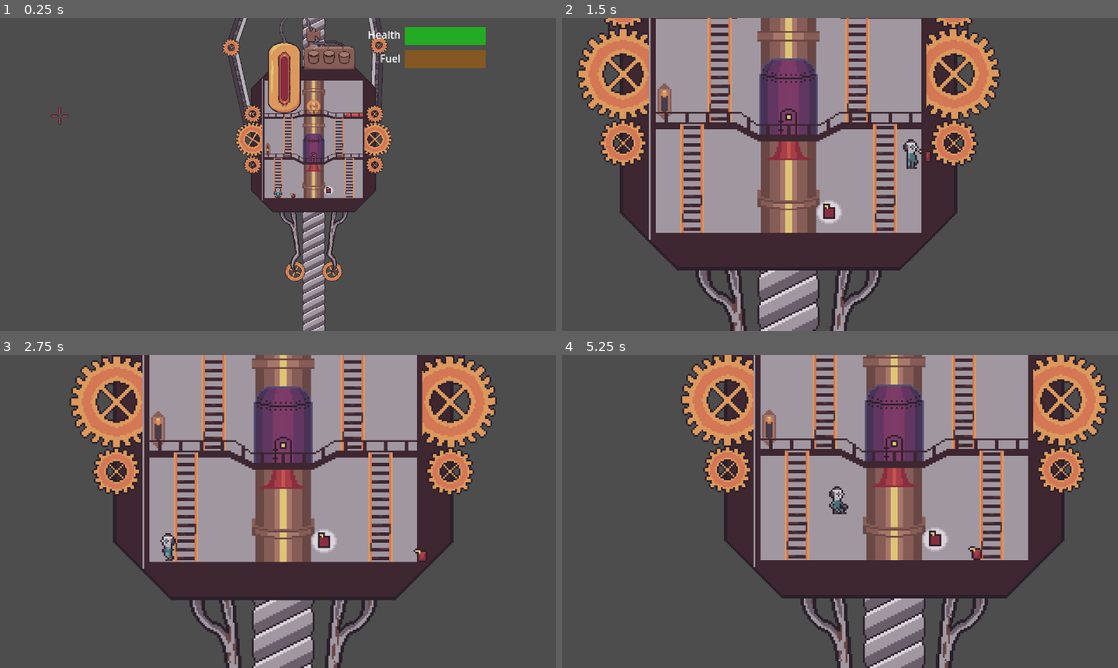
Above: before the commit, frames 1-4 (two rows, left to right).
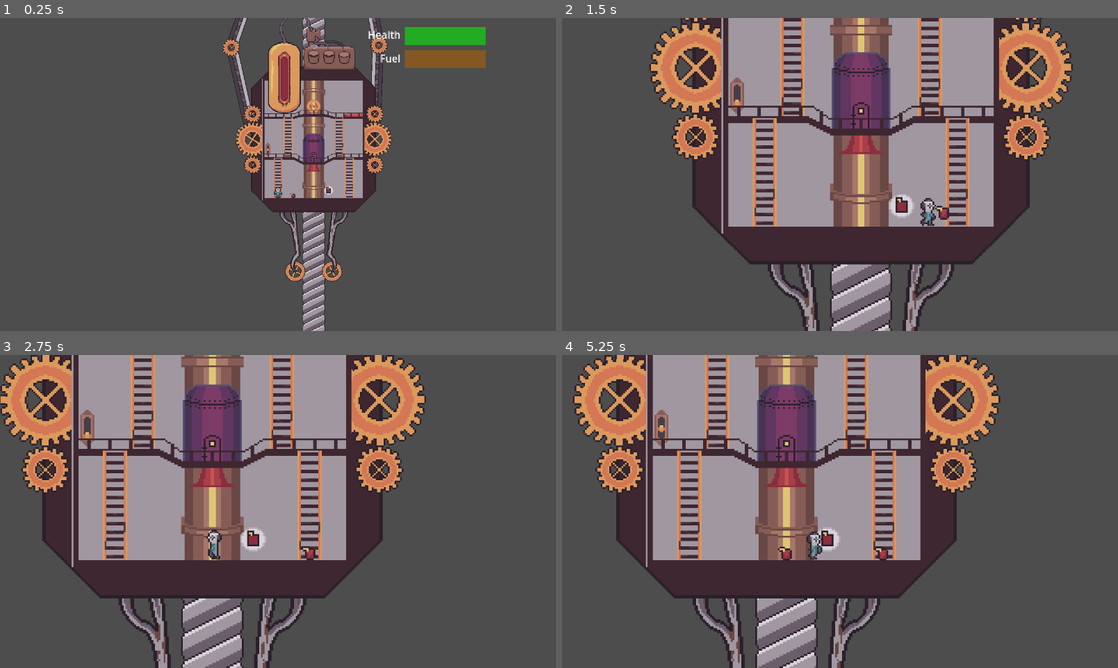
Above: after the commit, the same moments.

Repository: Popcornmotte/elevatorpitch
Game: Godot game, scene res://Scenes/World/test_scenes.tscn
The game is run twice, just before and just after one commit, with the same random seed, the same clock (stepped at 60 frames per second) and the same inputs. This scene is started directly instead of the project's main scene. Sound files missing from this copy of the repository are replaced by a short silence.
Inputs (mouse positions are in pixels of both pictures, inside the frame that each line leads up to):
- Up to frame 1 (0.25 s): no input
- Up to frame 2 (1.5 s): move the mouse to (962, 158) at 0.52 s; hold W (up) 0.53-1.28 s; hold D (right) from 0.53 s (still down); tap E (interact) at 0.6 s; move the mouse to (728, 190) at 1.27 s; tap W (up) at 1.35 s
- Up to frame 3 (2.75 s): tap W (up) at 1.52, 1.82, 2.3 s; tap E (interact) at 1.55 s; move the mouse to (333, 442) at 2.02 s; release D (right) at 2.03 s; hold A (left) from 2.03 s (still down); hold Space (Fling) from 2.03 s (still down)
- Up to frame 4 (5.25 s): move the mouse to (812, 574) at 2.77 s; release A (left) at 2.78 s; release Space (Fling) at 2.78 s; hold D (right) 2.78-4.28 s; click (812, 574) at 2.85 s; tap W (up) at 3.02, 3.32, 4.52, 4.82 s; tap E (interact) at 3.05, 3.6, 4.35 s; move the mouse to (1006, 558) at 3.52 s; hold W (up) 3.53-4.28 s; tap End (Debug) at 4.15 s; move the mouse to (673, 464) at 4.27 s; hold A (left) 4.28-5.03 s; move the mouse to (867, 511) at 5.02 s; hold D (right) from 5.03 s (still down); hold W (up) from 5.03 s (still down)

The runs differ from the first frame. In frame 1, less than 0.1% of the frame differs, in the area x 9-13%, y 28-35%; in frame 2, 54%; in frame 3, 53%; in frame 4, 63%, in the area x 2-99%, y 0-100%.

Commit message:
Spawn Waves and Auto Stop of Elevator

Diff:
--- a/Scenes/Objects/Enemies/drone_rifle.tscn
+++ b/Scenes/Objects/Enemies/drone_rifle.tscn
@@ -26,6 +26,7 @@
 weapon = NodePath("WeaponMount/Rifle")
 balloon = NodePath("BalloonSprite")
 balloonShape = NodePath("BalloonShape")
+despawnOnScreenExitTimer = 5.0
 DebugMode = true
 
 [node name="BalloonSprite" type="AnimatedSprite2D" parent="."]
--- a/Scenes/Objects/Enemies/drone_saw.tscn
+++ b/Scenes/Objects/Enemies/drone_saw.tscn
@@ -28,6 +28,7 @@
 maxSpeed = 100
 balloon = NodePath("BalloonSprite")
 balloonShape = NodePath("BalloonShape")
+despawnOnScreenExitTimer = 5.0
 
 [node name="BalloonSprite" type="AnimatedSprite2D" parent="."]
 sprite_frames = ExtResource("2_7j3nd")
@@ -54,7 +55,7 @@
 [node name="VisibleOnScreenNotifier2D" type="VisibleOnScreenNotifier2D" parent="."]
 
 [node name="DeathTimer" type="Timer" parent="."]
-wait_time = 30.0
+wait_time = 5.0
 one_shot = true
 
 [node name="AttackTimer" type="Timer" parent="."]
--- a/Scenes/Objects/elevator.tscn
+++ b/Scenes/Objects/elevator.tscn
@@ -385,7 +385,6 @@
 position = Vector2(97, 0)
 rotation = 0.387332
 rest = Transform2D(0.92592, 0.377719, -0.377719, 0.92592, 97, 0)
-metadata/_local_pose_override_enabled_ = true
 
 [node name="GearSprite" type="Sprite2D" parent="Arms/SkeletonIK_Right/GearBone"]
 visible = false
@@ -395,7 +394,6 @@
 [node name="UpperArmBone" type="Bone2D" parent="Arms/SkeletonIK_Right/GearBone"]
 position = Vector2(7.00004, -1.14441e-05)
 rest = Transform2D(1, 0, 0, 1, 7, 0)
-metadata/_local_pose_override_enabled_ = true
 
 [node name="UpperArmSprite" type="Sprite2D" parent="Arms/SkeletonIK_Right/GearBone/UpperArmBone"]
 z_index = -2
@@ -407,7 +405,6 @@
 rotation = -0.174533
 scale = Vector2(1, 1)
 rest = Transform2D(0.737913, -0.674895, 0.674895, 0.737913, 128, 0)
-metadata/_local_pose_override_enabled_ = true
 
 [node name="LowerArmSprite" type="Sprite2D" parent="Arms/SkeletonIK_Right/GearBone/UpperArmBone/LowerArmBone"]
 z_index = -2
@@ -430,7 +427,6 @@
 position = Vector2(128, 0)
 rotation = 0.289078
 rest = Transform2D(0.930478, 0.366254, -0.366254, 0.930478, 128.007, 0.000183105)
-metadata/_local_pose_override_enabled_ = true
 
 [node name="Claw" type="AnimatableBody2D" parent="Arms/SkeletonIK_Right/GearBone/UpperArmBone/LowerArmBone/ClawBone"]
 collision_layer = 0
@@ -453,7 +449,6 @@
 rotation = -3.14159
 scale = Vector2(0.999891, 0.999891)
 rest = Transform2D(-0.642719, 0.76596, -0.76596, -0.642719, -96, 0)
-metadata/_local_pose_override_enabled_ = true
 
 [node name="GearSprite" type="Sprite2D" parent="Arms/SkeletonIK_Left/GearBone"]
 visible = false
@@ -463,7 +458,6 @@
 [node name="UpperArmBone" type="Bone2D" parent="Arms/SkeletonIK_Left/GearBone"]
 position = Vector2(7.00006, -1.52588e-05)
 rest = Transform2D(1, 0, 0, 1, 7.00006, -1.52588e-05)
-metadata/_local_pose_override_enabled_ = true
 
 [node name="UpperArmSprite" type="Sprite2D" parent="Arms/SkeletonIK_Left/GearBone/UpperArmBone"]
 z_index = -2
@@ -474,7 +468,6 @@
 position = Vector2(128.002, 6.10352e-05)
 rotation = 0.616101
 rest = Transform2D(0.984808, -0.173648, 0.173648, 0.984808, 128.002, 6.10352e-05)
-metadata/_local_pose_override_enabled_ = true
 
 [node name="LowerArmSprite" type="Sprite2D" parent="Arms/SkeletonIK_Left/GearBone/UpperArmBone/LowerArmBone"]
 z_index = -2
@@ -497,7 +490,6 @@
 position = Vector2(128, -1.52588e-05)
 rotation = -0.199482
 rest = Transform2D(0.980169, -0.198162, 0.198162, 0.980169, 128, -1.52588e-05)
-metadata/_local_pose_override_enabled_ = true
 
 [node name="Claw" type="AnimatableBody2D" parent="Arms/SkeletonIK_Left/GearBone/UpperArmBone/LowerArmBone/ClawBone"]
 collision_layer = 0
--- a/Scenes/Objects/interior.tscn
+++ b/Scenes/Objects/interior.tscn
@@ -12,6 +12,7 @@
 [ext_resource type="PackedScene" uid="uid://bwyeht2pc0nal" path="res://Scenes/Objects/fuel_button.tscn" id="11_qb8x6"]
 [ext_resource type="Texture2D" uid="uid://bi5lwh40poc7w" path="res://Assets/Sprites/InteriorObjects/drop_funnel.png" id="12_xxbrh"]
 [ext_resource type="PackedScene" uid="uid://xcgdf4cn2vir" path="res://Scenes/Objects/player.tscn" id="13_1wjlu"]
+[ext_resource type="Texture2D" uid="uid://cp8fdkl7h7w3m" path="res://Assets/Sprites/FX/PointLightBigNSmooth.png" id="13_tkd7y"]
 
 [sub_resource type="RectangleShape2D" id="RectangleShape2D_gqa2i"]
 size = Vector2(160, 8)
@@ -49,6 +50,43 @@
 [sub_resource type="CapsuleShape2D" id="CapsuleShape2D_r4uqw"]
 radius = 1.94263
 height = 16.4922
+
+[sub_resource type="Animation" id="Animation_mhw8q"]
+length = 0.001
+tracks/0/type = "value"
+tracks/0/imported = false
+tracks/0/enabled = true
+tracks/0/path = NodePath(".:enabled")
+tracks/0/interp = 1
+tracks/0/loop_wrap = true
+tracks/0/keys = {
+"times": PackedFloat32Array(0),
+"transitions": PackedFloat32Array(1),
+"update": 1,
+"values": [false]
+}
+
+[sub_resource type="Animation" id="Animation_jwvpi"]
+resource_name = "alert"
+loop_mode = 1
+tracks/0/type = "value"
+tracks/0/imported = false
+tracks/0/enabled = true
+tracks/0/path = NodePath(".:enabled")
+tracks/0/interp = 1
+tracks/0/loop_wrap = true
+tracks/0/keys = {
+"times": PackedFloat32Array(0, 0.5, 1),
+"transitions": PackedFloat32Array(1, 1, 1),
+"update": 1,
+"values": [false, true, false]
+}
+
+[sub_resource type="AnimationLibrary" id="AnimationLibrary_qa6yr"]
+_data = {
+"RESET": SubResource("Animation_mhw8q"),
+"alert": SubResource("Animation_jwvpi")
+}
 
 [node name="interior" type="Node2D"]
 
@@ -281,6 +319,16 @@
 
 [node name="player" parent="." instance=ExtResource("13_1wjlu")]
 position = Vector2(-56, 56)
-speed = 200.0
-climbSpeed = 100.0
-jumpVelocity = -300.0
+speed = 100.0
+climbSpeed = 50.0
+
+[node name="AlertLight" type="PointLight2D" parent="."]
+position = Vector2(0, -32)
+enabled = false
+color = Color(0.827451, 0, 0.0666667, 1)
+texture = ExtResource("13_tkd7y")
+
+[node name="AlertAnimation" type="AnimationPlayer" parent="AlertLight"]
+libraries = {
+"": SubResource("AnimationLibrary_qa6yr")
+}
--- a/Scenes/Objects/player.tscn
+++ b/Scenes/Objects/player.tscn
@@ -183,9 +183,6 @@
 collision_layer = 48
 collision_mask = 48
 script = ExtResource("1_mnd8j")
-speed = 150.0
-climbSpeed = 150.0
-jumpVelocity = -150.0
 
 [node name="CollisionShapePlayer" type="CollisionShape2D" parent="."]
 shape = SubResource("CapsuleShape2D_tucjc")
--- a/Scenes/World/test_scenes.tscn
+++ b/Scenes/World/test_scenes.tscn
@@ -1,44 +1,17 @@
-[gd_scene load_steps=7 format=3 uid="uid://dn314ddhclysm"]
+[gd_scene load_steps=3 format=3 uid="uid://dn314ddhclysm"]
 
 [ext_resource type="PackedScene" uid="uid://bjgjo60texco1" path="res://Scenes/Objects/elevator.tscn" id="1_kgkqi"]
 [ext_resource type="Script" path="res://Scripts/level.gd" id="1_mtyqn"]
-[ext_resource type="PackedScene" uid="uid://ddahiyydcisjm" path="res://Scenes/Objects/Enemies/drone_saw.tscn" id="4_v5r71"]
-[ext_resource type="PackedScene" uid="uid://deu8xdoktbmf1" path="res://Scenes/Objects/Enemies/drone_rifle.tscn" id="5_hgyyi"]
-[ext_resource type="PackedScene" uid="uid://crasjrxhhrova" path="res://Scenes/Objects/debug_helper.tscn" id="6_8bdl6"]
-[ext_resource type="PackedScene" uid="uid://1vnguekgscoy" path="res://Scenes/Objects/Enemies/low_bomb.tscn" id="7_2qsv8"]
 
 [node name="TestScenes" type="Node2D"]
 script = ExtResource("1_mtyqn")
 
-[node name="DroneSaw" parent="." instance=ExtResource("4_v5r71")]
-position = Vector2(-144, 384)
-
-[node name="DroneSaw2" parent="." instance=ExtResource("4_v5r71")]
-position = Vector2(24, 208)
-
-[node name="DroneSaw3" parent="." instance=ExtResource("4_v5r71")]
-position = Vector2(2560, 312)
-
-[node name="DroneSaw4" parent="." instance=ExtResource("4_v5r71")]
-position = Vector2(1448, 144)
-
-[node name="DroneRifle" parent="." instance=ExtResource("5_hgyyi")]
-position = Vector2(1520, 264)
-
-[node name="DebugHelper" parent="." instance=ExtResource("6_8bdl6")]
-
 [node name="WaveTimer" type="Timer" parent="."]
-wait_time = 10.0
+wait_time = 5.0
+one_shot = true
 autostart = true
-
-[node name="low_bomb" parent="." instance=ExtResource("7_2qsv8")]
-position = Vector2(-240, 784)
-
-[node name="DroneRifle2" parent="." instance=ExtResource("5_hgyyi")]
-position = Vector2(-400, 264)
 
 [node name="Elevator" parent="." instance=ExtResource("1_kgkqi")]
 position = Vector2(640, 360)
 
-
 [connection signal="timeout" from="WaveTimer" to="." method="_on_wave_timer_timeout"]
--- a/Scripts/AnimationPlayerCamera.gd
+++ /dev/null
@@ -1,11 +0,0 @@
-extends AnimationPlayer
-
-
-# Called when the node enters the scene tree for the first time.
-func _ready():
-	pass # Replace with function body.
-
-
-# Called every frame. 'delta' is the elapsed time since the previous frame.
-func _process(delta):
-	pass
--- a/Scripts/Claw.gd
+++ b/Scripts/Claw.gd
@@ -49,8 +49,8 @@
 		grab()
 	if(Input.is_action_just_released("Grab") && !aboutToFling):
 		release()
-	if Input.is_action_just_pressed("Debug"):
-		print("Claw's current grabbable: "+str(grabbable))
+#	if Input.is_action_just_pressed("Debug"):
+#		print("Claw's current grabbable: "+str(grabbable))
 
 	if(flinging && linear_velocity.normalized().dot(flingTargetDir.normalized()) > 0.9):
 		maxFlingVelocity = max(maxFlingVelocity, linear_velocity.length())
--- a/Scripts/Elevator.gd
+++ b/Scripts/Elevator.gd
@@ -26,7 +26,7 @@
 func _ready():
 	$HullBody/AnimationPlayer.play("EngineJiggle")
 	control(controlArms)
-	brake.use_brake(true)
+	brake.use_brake(false)
 	pass # Replace with function body.
 
 func control(isControlled : bool):
--- a/Scripts/Enemies/bombEnemy.gd
+++ b/Scripts/Enemies/bombEnemy.gd
@@ -11,6 +11,7 @@
 
 # Called when the node enters the scene tree for the first time.
 func _ready():
+	Global.aliveEnemies += 1
 	elevatorPos = Global.elevator.global_position
 	chooseTarget()
 	pass
@@ -38,19 +39,23 @@
 	newEngine.global_position = global_position
 	get_parent().call_deferred("add_child",newEngine)
 
-	call_deferred("queue_free")
+	die()
 	pass
 
 func defuse():
 	var newEngine = engine.instantiate()
 	newEngine.global_position = global_position
-	get_parent().add_child(newEngine)
+	get_parent().call_deferred("add_child",newEngine)
 
 	var newBarrel = barrel.instantiate()
 	newBarrel.global_position = global_position
-	get_parent().add_child(newBarrel)
+	get_parent().call_deferred("add_child",newBarrel)
 
-	queue_free()
+	die()
+
+func die():
+	Global.aliveEnemies -= 1
+	call_deferred("queue_free")
 
 
 func move(delta):
--- a/Scripts/Enemies/genericMinion.gd
+++ b/Scripts/Enemies/genericMinion.gd
@@ -39,6 +39,7 @@
 
 # Called when the node enters the scene tree for the first time.
 func _ready():
+	Global.aliveEnemies += 1
 	$BalloonSprite.play("default")
 	$BodySprite.play("default")
 	if(has_node("DeathTimer")):
@@ -197,9 +198,10 @@
 
 
 func _on_death_timer_timeout():
+	Global.aliveEnemies -= 1
 	if(dbm != null):
 		dbm.queue_free()
-	queue_free()
+	call_deferred("queue_free")
 	pass # Replace with function body.
 
 #AttackTimer needs to be OneShot = true!
@@ -216,7 +218,7 @@
 	if(body.is_class("RigidBody2D")):
 		#print("collision with speed: "+str(body.linear_velocity.length()))
 		if (body.linear_velocity - linear_velocity).length() > 500.0:
-			hitPoints -= body.mass * (0.01 * body.linear_velocity.length())
+			hitPoints -= body.mass * (0.1 * body.linear_velocity.length())
 			#print("damage produced: "+str(0.1 * body.mass * body.linear_velocity.length()))
 			Audio.playSfx(THUD)
 	pass # Replace with function body.
--- a/Scripts/Global.gd
+++ b/Scripts/Global.gd
@@ -9,6 +9,8 @@
 var player : Node2D
 #current Level Scene. since it is different than root
 var level
+
+var aliveEnemies = 0
 
 var inventoryMaxSize = 16
 var inventory = Array()
--- a/Scripts/brake.gd
+++ b/Scripts/brake.gd
@@ -1,21 +1,40 @@
-extends "res://Scripts/generic_interactable.gd"
+extends GenericInteractible
 
 const BRAKESOUND = preload("res://Assets/Audio/sfx/lever.wav")
+const ALERT = preload("res://Assets/Audio/sfx/enemyAlert.wav")
+const ERROR = preload("res://Assets/Audio/sfx/error.wav")
+var alarmIsSounding = false
 var turnOn=true
 @onready var brakeSprite = get_node("BrakeSprite")
+@onready var alarmLightAnimation = get_parent().get_node("AlertLight/AlertAnimation")
 
-func use_brake(turnOnBrake):#use this function also externally when no more fuel is available
+func turnOffLightOnly():
+	alarmLightAnimation.stop()
+
+func use_brake(use : bool, alarm = false):#use this function also externally when no more fuel is available
 	Audio.playSfx(BRAKESOUND)
-	if(turnOnBrake):
+	if(use):
+		print("brake on")
+		if alarm:
+			alarmIsSounding = true
+			Audio.playSfx(ALERT)
+			alarmLightAnimation.play("alert")
 		brakeSprite.play("turn_on")
 		turnOn=true
 		if Global.elevator:#check that elevator exists
-			Global.elevator.moving=true
+			Global.elevator.moving=false
 	else:
+		if Global.aliveEnemies > 0:
+			Audio.playSfx(ERROR)
+			return
+		print("brake off")
+		if alarmIsSounding:
+			alarmIsSounding = false
+			alarmLightAnimation.stop()
 		brakeSprite.play("turn_off")
 		turnOn=false
 		if Global.elevator:#check that elevator exists
-			Global.elevator.moving=false
+			Global.elevator.moving=true
 
 func interact():
 	turnOn=!turnOn
--- a/Scripts/engine_button.gd
+++ b/Scripts/engine_button.gd
@@ -1,5 +1,5 @@
 
-extends "res://Scripts/generic_interactable.gd"
+extends GenericInteractible
 @onready var dropeZoneRight=get_node("../DropZoneRight")
 var newFuel=0
 
--- a/Scripts/fuel_button.gd
+++ b/Scripts/fuel_button.gd
@@ -1,4 +1,4 @@
-extends "res://Scripts/generic_interactable.gd"
+extends GenericInteractible
 
 
 const FUEL=preload("res://Scenes/Objects/Items/fuel.tscn")
--- a/Scripts/generic_interactable.gd
+++ b/Scripts/generic_interactable.gd
@@ -1,6 +1,6 @@
 extends Node2D
 
-
+class_name GenericInteractible
 @export var interactionWith : Node2D
 @export var sprite : Node2D
 var collided=false
--- a/Scripts/interior.gd
+++ /dev/null
@@ -1,7 +0,0 @@
-extends Node2D
-
-
-
-# Called every frame. 'delta' is the elapsed time since the previous frame.
-func _process(delta):
-	pass
--- a/Scripts/level.gd
+++ b/Scripts/level.gd
@@ -4,6 +4,9 @@
 const D_RIFLE = preload("res://Scenes/Objects/Enemies/drone_rifle.tscn")
 const D_SAW = preload("res://Scenes/Objects/Enemies/drone_saw.tscn")
 const D_BARREL = preload("res://Scenes/Objects/Enemies/low_bomb.tscn")
+var spawnChance = 100
+var combat = false
+var wave = 1
 @onready var enemies = [D_BARREL,D_RIFLE,D_SAW]
 
 func _enter_tree():
@@ -13,24 +16,37 @@
 	pass # Replace with function body.
 
 func spawnEnemies():
+	combat = true
+	spawnChance = 10
+	wave += 1
 	#var formation = FORMATION_A.instantiate()
+	Global.elevator.brake.use_brake(true, true)
 	var sign
 	if(randi()%2 == 0):
 		sign = 1
 	else:
 		sign =-1
-	for i in range(randi()%5 + 1):
+	for i in range(randi()%6 + wave):
 		var enemy = enemies[randi()%enemies.size()].instantiate()
 		#enemy.DebugMode = true
-		enemy.global_position = sign * Vector2(2000-64*i,randi_range(-1000,1000))
+		enemy.global_position =  Global.elevator.global_position + sign*Vector2(2000-64*i,randi_range(-800,800))
 		add_child(enemy)
 
 # Called every frame. 'delta' is the elapsed time since the previous frame.
 func _process(delta):
+	if(combat):
+		if Global.aliveEnemies <= 0:
+			combat = false
+			Global.elevator.brake.turnOffLightOnly()
+			print("wave concluded")
+			$WaveTimer.start()
 	pass
 
 
 func _on_wave_timer_timeout():
-	spawnEnemies()
-	$WaveTimer.start()
+	if(randi()%100 <= spawnChance):
+		spawnEnemies()
+	else:
+		spawnChance += 10
+		$WaveTimer.start()
 	pass # Replace with function body.
--- a/Scripts/player.gd
+++ b/Scripts/player.gd
@@ -1,9 +1,9 @@
 extends CharacterBody2D
 const FUEL=preload("res://Scenes/Objects/Items/fuel.tscn")
 
-@export var speed = 200.0
-@export var climbSpeed=100.0
-@export var jumpVelocity = -300.0
+@export var speed = 100.0
+@export var climbSpeed=50.0
+@export var jumpVelocity = -150.0
 @export var maxFallingSpeed=500.0 #this should not be relevant, but cap at which body does not accelerate any more when falling
 @export var climbing=false #variable set when interacting with ladder to indicate climb
 @export var pushForce=80.0 #relevant when colliding with other rigidbodies
Not shown, added: Assets/Audio/sfx/enemyAlert.wav.import
Binary file added: Assets/Sprites/FX/PointLightBigNSmooth.png
Not shown, added: Assets/Sprites/FX/PointLightBigNSmooth.png.import
Binary file added: Assets/Sprites/FX/conelikeIguess.png
Not shown, added: Assets/Sprites/FX/conelikeIguess.png.import
Binary file added: Assets/Sprites/FX/roundSmall.png
Not shown, added: Assets/Sprites/FX/roundSmall.png.import
Not shown: 1 places in Scenes/Objects/Enemies/low_bomb.tscn that only renumber resources
Not shown: 1 places in Scenes/Objects/interior.tscn that only renumber resources
Not shown, added: Assets/Audio/sfx/enemyAlert.wav
